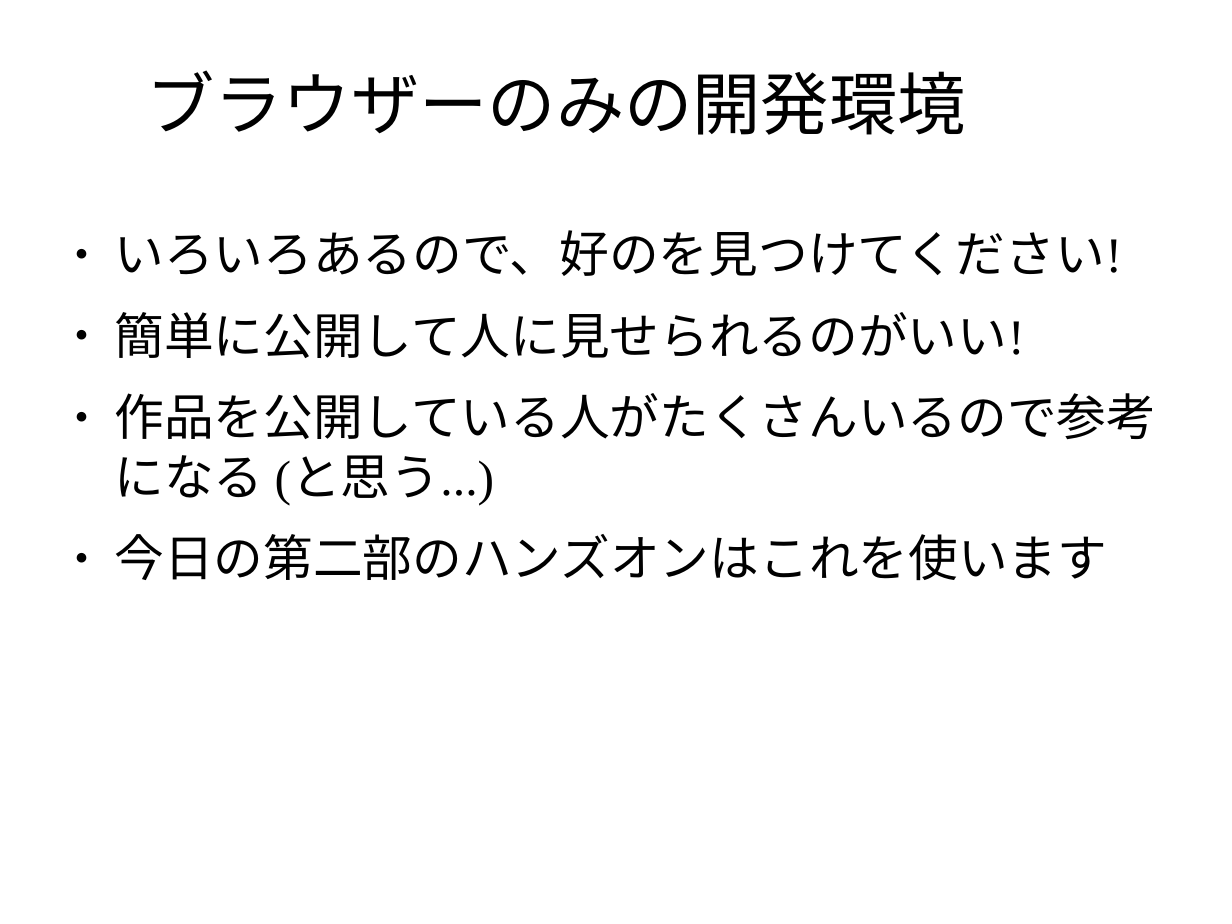
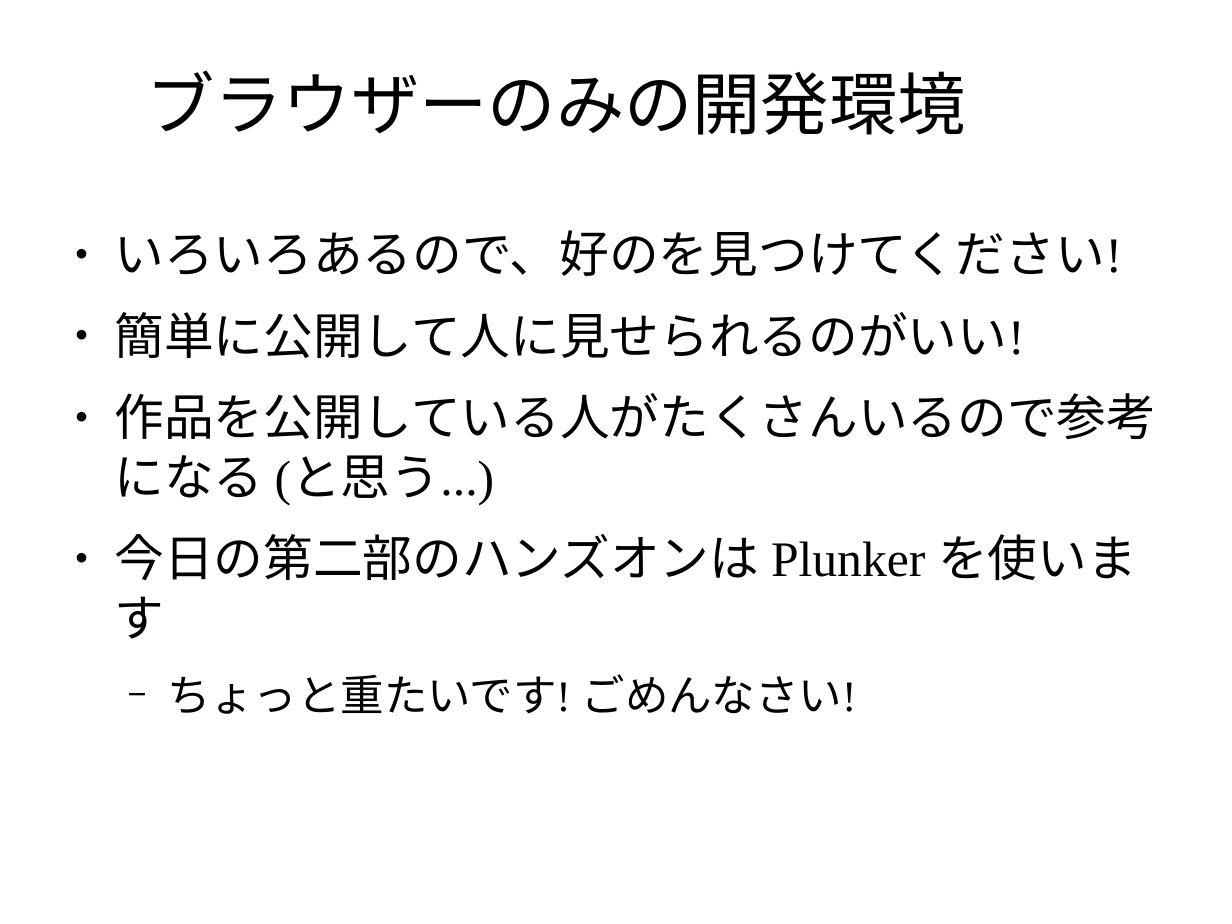
Before and after one commit to masakura/slides, a slide deck: slide 60 of html5jk#1/slide3.odp. Drawn at 1232x924 pixels with LibreOffice and Linux fonts; fonts in the diff are those of the drawing; background and template pictures are left out. Boxes give left, top, right and bottom in pixels: in the first picture for what was removed or moved away, otherwise in the second. Text is boxed around its words. In the diff, an @@ line names an element or a change of style, - is before the commit and + after.

```diff
--- a/html5jk#1/slide3.odp
+++ b/html5jk#1/slide3.odp
@@ text at (114,534,1137,714): text changed @@
-● 今日の第二部のハンズオンはこれを使います
+● 今日の第二部のハンズオンは Plunker を使います
+  − ちょっと重たいです! ごめんなさい!
```
Also in this commit, not shown: 4 other slides changed, 2 other files.
